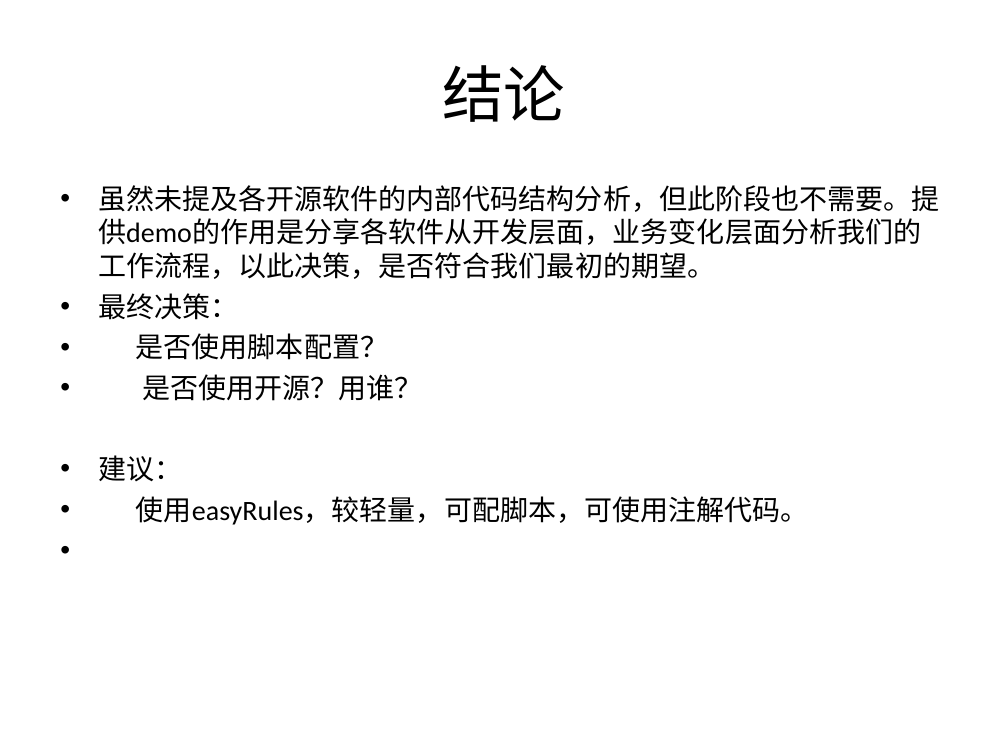
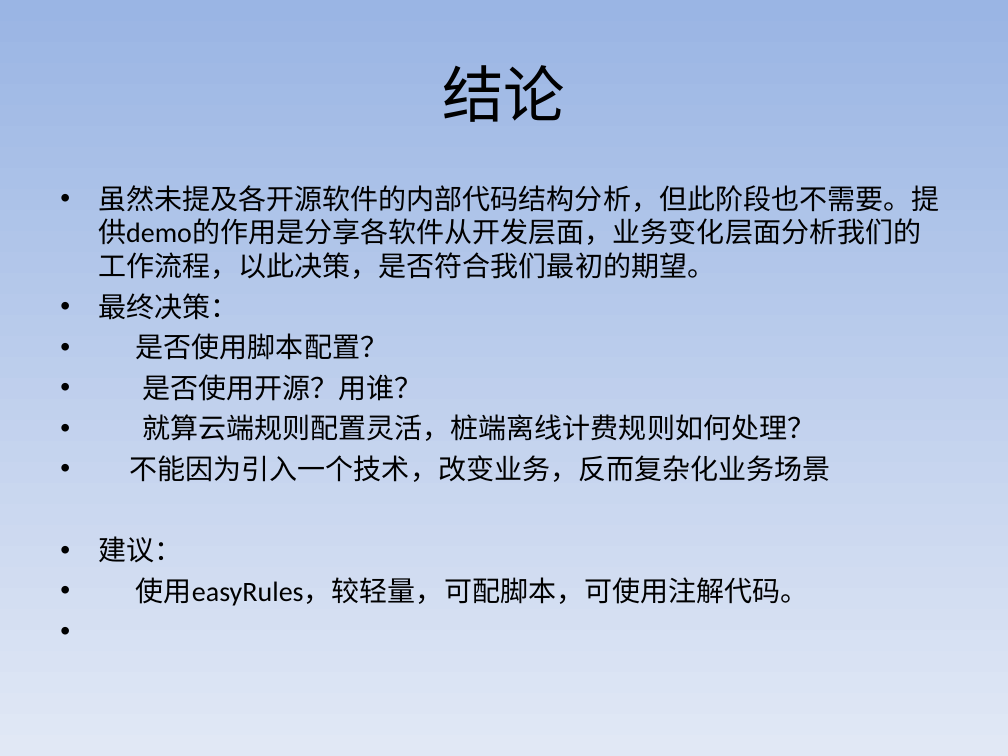
Before and after one commit to wang-xiao-dong/ruleEngine, a slide deck: slide 12 of springboot-drools-reload-rules/src/main/resources/规则引擎技术调研.ppt. Drawn at 1008x756 pixels with LibreOffice and Linux fonts; fonts in the diff are those of the drawing; background and template pictures are left out. Boxes give left, top, right and bottom in pixels: in the first picture for what was removed or moved away, otherwise in the second. Text is boxed around its words. In the diff, an @@ line names an element or a change of style, - is before the commit and + after.

```diff
--- a/springboot-drools-reload-rules/src/main/resources/规则引擎技术调研.ppt
+++ b/springboot-drools-reload-rules/src/main/resources/规则引擎技术调研.ppt
@@ background picture (left out) to gradient #9AB5E4 to #E1E8F5 @@
@@ text at (x1=129, y1=414, x2=830, y2=482): paragraphs added @@
+• 就算云端规则配置灵活，桩端离线计费规则如何处理？
+• 不能因为引入一个技术，改变业务，反而复杂化业务场景
```
Also in this commit, not shown: 11 other slides changed, 10 other files.
